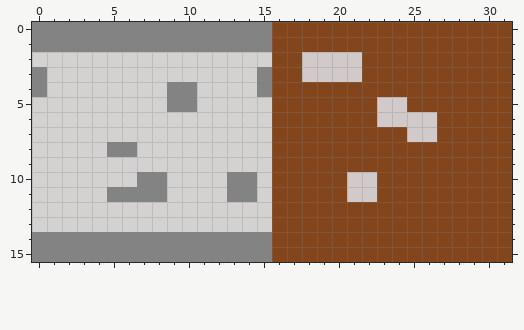
Two versions of one pixel-art sprite, maps/wallmap.png. Above is the file before it was changed.
The file is 64x32 pixels, drawn in blocks of 2x2; one block is one cell here.
And afterwards:
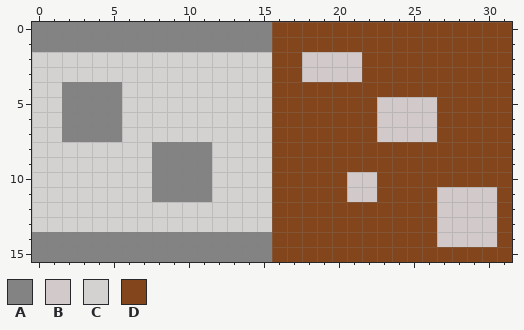
Palette (. is transparent): A #838383  B #d2caca  C #d4d1d1  D #83451c
Diff:
y 3: x 0 A -> C; x 15 A -> C
y 4: x 0 A -> C; x 2..5 CCCC -> AAAA; x 9..10 AA -> CC; x 15 A -> C
y 5: x 2..5 CCCC -> AAAA; x 9..10 AA -> CC; x 25..26 DD -> BB
y 6: x 2..5 CCCC -> AAAA
y 7: x 2..5 CCCC -> AAAA; x 23..24 DD -> BB
y 8: x 5..6 AA -> CC; x 8..11 CCCC -> AAAA
y 9: x 8..11 CCCC -> AAAA
y 10: x 7 A -> C; x 9..11 CCC -> AAA; x 13..14 AA -> CC
y 11: x 5..7 AAA -> CCC; x 9..11 CCC -> AAA; x 13..14 AA -> CC; x 27..30 DDDD -> BBBB
y 12..14: x 27..30 DDDD -> BBBB
Changed places in both pictures, as pixel boxes (x1, y1, x2, y2):
changed: (32, 67, 257, 202)
changed: (257, 67, 272, 97)
changed: (377, 97, 497, 247)
